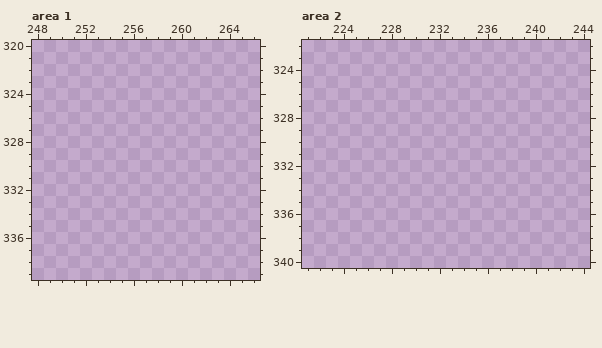
A pixel-art file gets an edit: src/mission/asteroid/assets/all asteroids.aseprite. The picture above was drawn from the file before the commit.
630x500 pixels, 1 frame. Shown: area 1: x 248..266, y 320..339; area 2: x 221..244, y 322..340. The commit also changed other parts of the picture, which this record leaves out.
And afterwards:
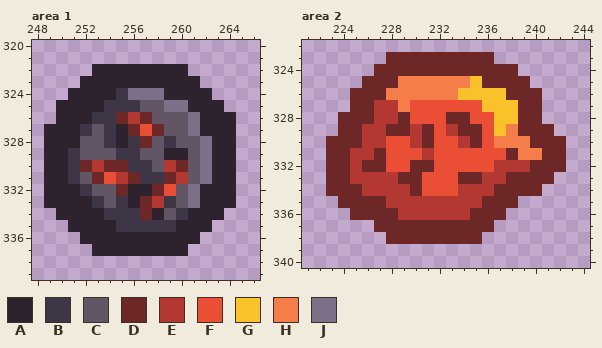
Palette (. is transparent): A #2e222f  B #3e3546  C #625565  D #6e2727  E #b33831  F #ea4f36  G #f9c22b  H #f57d4a  J #7f708a
The edit:
--- area 1, layer "Layer 1"
@@ x 248..266 @@
 321 ...................
-322 ...................
-323 ...................
-324 ...................
-325 ...................
-326 ...................
-327 ...................
-328 ...................
-329 ...................
-330 ...................
-331 ...................
-332 ...................
-333 ...................
-334 ...................
-335 ...................
-336 ...................
-337 ...................
+322 .....AAAAAAAA......
+323 ....AAAAAAAAAA.....
+324 ...AAAABJJJAAAA....
+325 ..AAAABBBCCJJAAA...
+326 ..AAABBDEDCCCJAAA..
+327 .AAABCBADFDCCJAAA..
+328 .AAACCBABDCBCCJAA..
+329 .AABCCCBBCCAACJAA..
+330 .AABDEDDBBCEDCJAA..
+331 .AABCDFEDBBDECJAA..
+332 .AAABCCDAADFCJAAA..
+333 .AAAABCBADEBCJAAA..
+334 ..AAAABBBDACBAAA...
+335 ...AAAABBBBBAAA....
+336 ....AAAAAAAAAA.....
+337 .....AAAAAAAA......
 338 ...................
--- area 2, layer "Layer 1"
@@ x 221..244 @@
 322 ........................
-323 ........................
-324 ........................
-325 ........................
-326 ........................
-327 ........................
-328 ........................
-329 ........................
-330 ........................
-331 ........................
-332 ........................
-333 ........................
-334 ........................
-335 ........................
-336 ........................
-337 ........................
-338 ........................
+323 .......DDDDDDDDD........
+324 ......DDDDDDDDDDDD......
+325 .....DDDHHHHHHGDDDD.....
+326 ....DDDHHHHHHGGGGDDD....
+327 ....DDEEHFFFFFFGGGDD....
+328 ...DDDEEDFFFDDFFGGDD....
+329 ...DDEEDDEDFEDDFGHDDD...
+330 ..DDDEEFFEDFFEDFHHHDDD..
+331 ..DDEEDFFFEFFFFFFDHHDD..
+332 ..DDEDDFFDDFFFFFEEEDDD..
+333 ..DDEEEEDDFFFDDEEDDDD...
+334 ..DDDEEEEDFFFEEEDDDD....
+335 ...DDDDEEEEEEEEDDD......
+336 ....DDDDEEEEEEDDD.......
+337 ......DDDDDDDDDD........
+338 .......DDDDDDDD.........
 339 ........................
